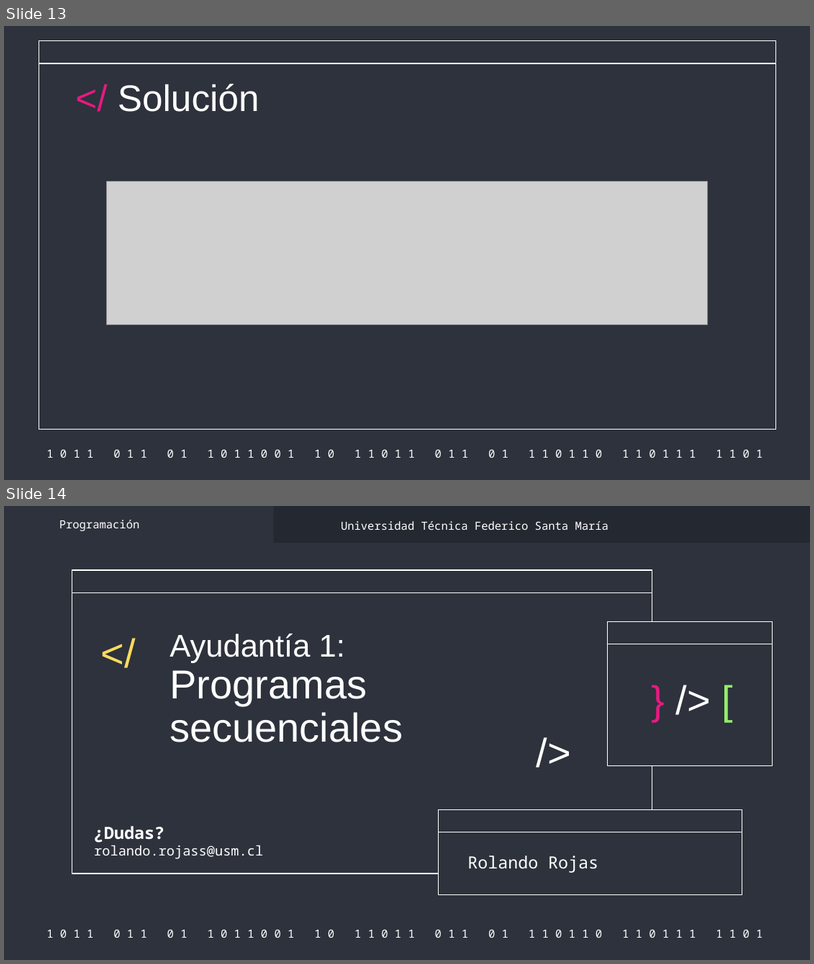
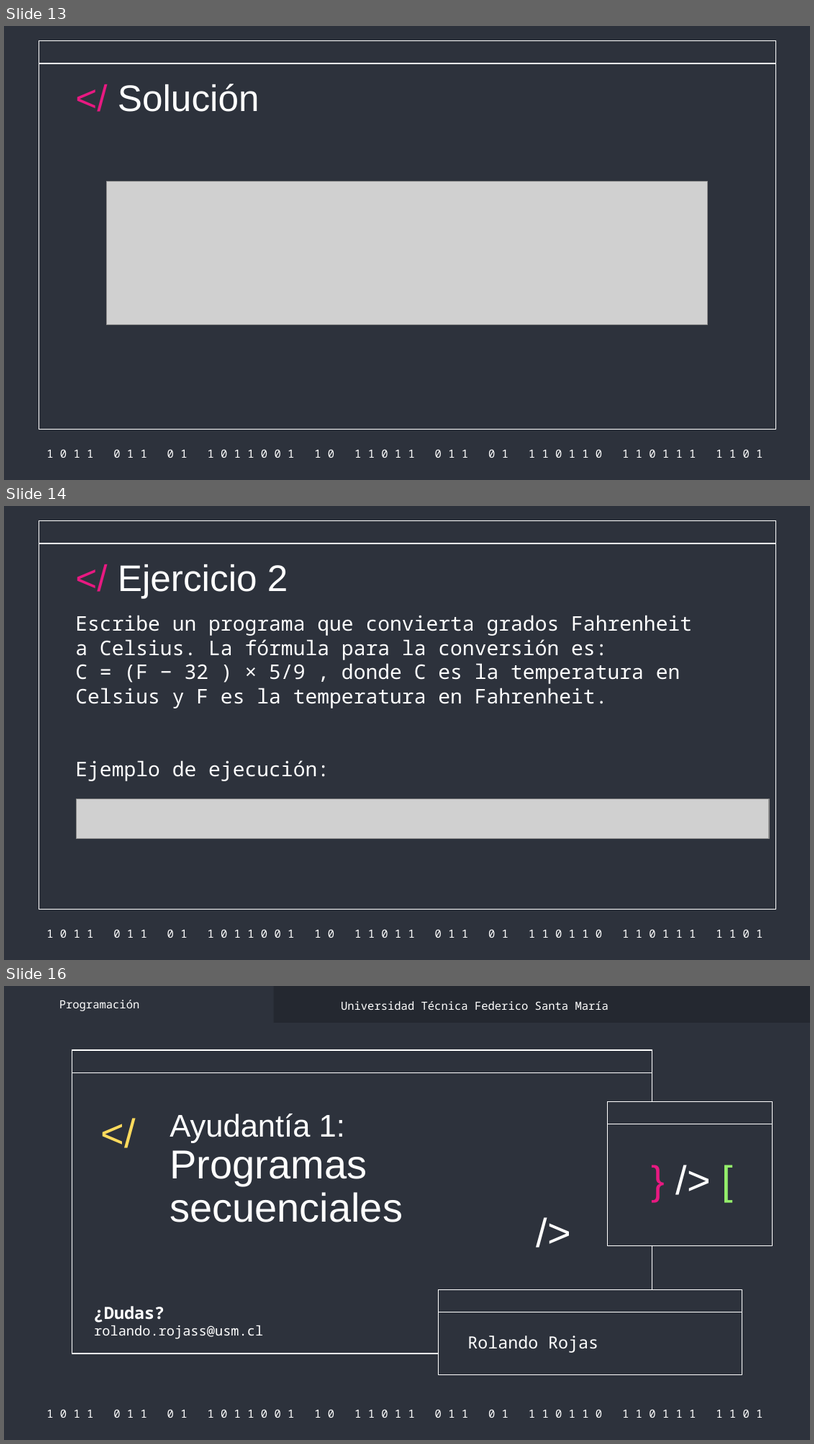
Before and after one commit to re-rojas/Programming-resources, a slide deck: Source ppts/1 Programas secuenciales.pptx. Shown one above the other, each under a label of ours: slides 13 and 14 before the commit, slides 13, 14 and 16 after it; the slides between them are not shown. The pictures are 814x964 and 814x1444 pixels, drawn with LibreOffice and Linux fonts; fonts in the diff are those of the drawing; grey boxes stand for pictures. Boxes give left, top, right and bottom in pixels: in the first picture for what was removed or moved away, otherwise in the second. Text is boxed around its words. In the diff, an @@ line names an element or a change of style, - is before the commit and + after.

```diff
--- a/Source ppts/1 Programas secuenciales.pptx
+++ b/Source ppts/1 Programas secuenciales.pptx
@@ slide 14 added at [4,506,810,960], background #2D323C; not listed: 3 template elements that a slide beside it also shows @@
@@ title added at [118,564,288,598], 33 pt, text #FFFFFF @@
+</ Ejercicio 2
@@ subtitle added at [75,615,692,781], 18 pt, text #FFFFFF @@
+Escribe un programa que convierta grados Fahrenheit
+a Celsius. La fórmula para la conversión es:
+C = (F − 32 ) × 5/9 , donde C es la temperatura en
+Celsius y F es la temperatura en Fahrenheit.
+Ejemplo de ejecución:
@@ picture added at [76,799,769,839] @@
@@ what was slide 14 is now slide 16 @@
```
Also in this commit, not shown: 1 other slide added, 5 other files.
